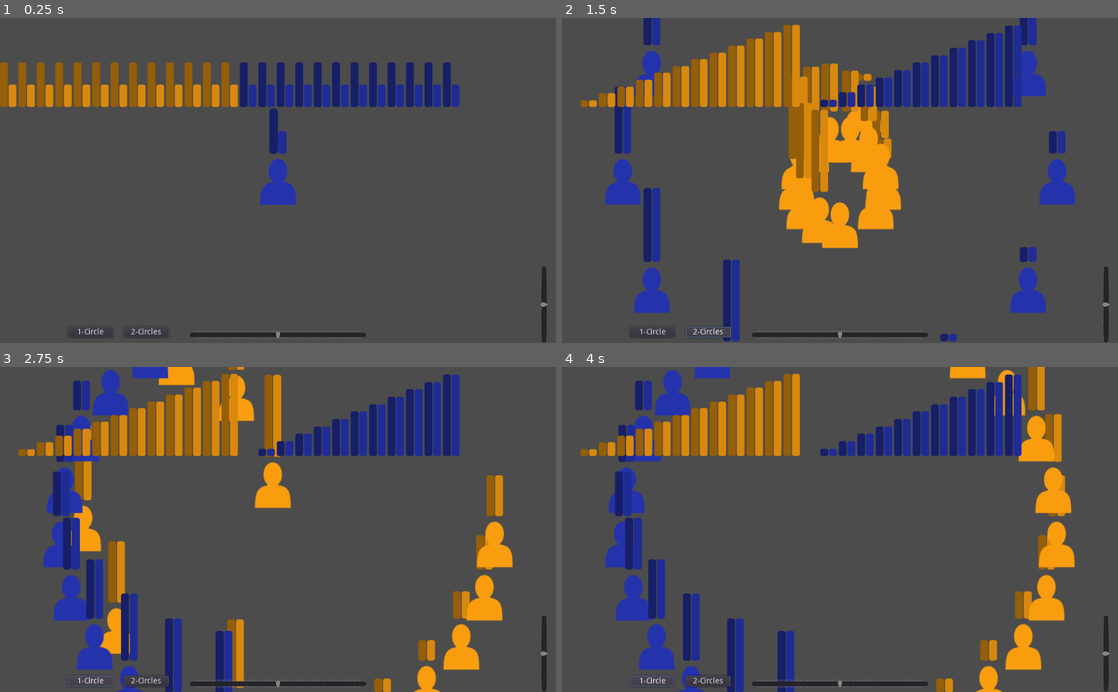
Above: before the commit, frames 1-4 (two rows, left to right).
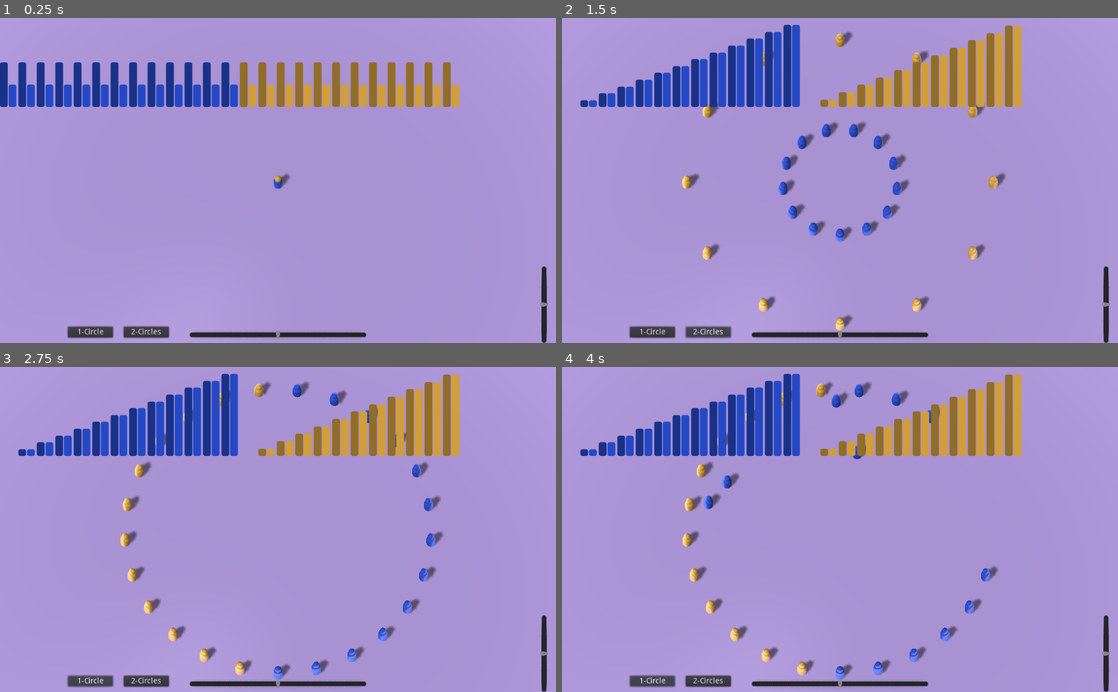
Above: after the commit, the same moments.

Repository: Maaack/Supply-and-Demand-Simulator
Game: Godot game, scene res://Scenes/Main/Main.tscn
Two runs of this game, one before a commit and one after it. Both use one fixed random seed, a clock stepped at 60 frames per second and the inputs below.
Inputs:
- Up to frame 1 (0.25 s): no input
- Up to frame 2 (1.5 s): click "1-Circle" at 0.5 s; click "2-Circles" at 1.25 s
- Up to frame 3 (2.75 s): click "1-Circle" at 2 s
- Up to frame 4 (4 s): click "2-Circles" at 2.75 s; click "1-Circle" at 3.5 s

The runs differ from the first frame. In frame 1, 99% of the frame differs, in the area x 0-100%, y 0-100%; in frame 2, 99%; in frame 3, 99%; in frame 4, 99%.

Commit message:
INIT-03: Casually switches Main scene to use 3D World.

Diff:
--- a/Scenes/Main/Main.gd
+++ b/Scenes/Main/Main.gd
@@ -1,22 +1,23 @@
 extends Control
 
 
-onready var world_2d = $ViewportContainer/Viewport/World2D
+onready var world_3d = $ViewportContainer/Viewport/World3D
 
 func _on_HSlider_value_changed(value : float):
-	world_2d.update_ratio(value / 100.0)
+	world_3d.update_ratio(value / 100.0)
 
 func _on_OneCircleButton_pressed():
-	world_2d.update_layout(world_2d.CharacterLayout.CIRCLE)
+	world_3d.update_layout(world_3d.CharacterLayout.CIRCLE)
 
 func _on_TwoCirclesButton_pressed():
-	world_2d.update_layout(world_2d.CharacterLayout.DOUBLE_CIRCLE)
+	world_3d.update_layout(world_3d.CharacterLayout.DOUBLE_CIRCLE)
 
 func _on_VSlider_value_changed(value : float):
-	world_2d.time_scale = value
+	world_3d.time_scale = value
 
 func _ready():
-	world_2d.time_scale = $TimeVSlider.value
+	world_3d.time_scale = $TimeVSlider.value
 
-func _on_World2D_character_created(character):
+
+func _on_World3D_character_created(character):
 	$GraphUI.attach_character(character)
--- a/Scenes/Main/Main.tscn
+++ b/Scenes/Main/Main.tscn
@@ -1,6 +1,6 @@
 [gd_scene load_steps=4 format=2]
 
-[ext_resource path="res://Scenes/World2D/World2D.tscn" type="PackedScene" id=1]
+[ext_resource path="res://Scenes/World3D/World3D.tscn" type="PackedScene" id=1]
 [ext_resource path="res://Scenes/Main/Main.gd" type="Script" id=2]
 [ext_resource path="res://Scenes/UI/Graph/GraphUI.tscn" type="PackedScene" id=3]
 
@@ -26,7 +26,7 @@
 handle_input_locally = false
 render_target_update_mode = 3
 
-[node name="World2D" parent="ViewportContainer/Viewport" instance=ExtResource( 1 )]
+[node name="World3D" parent="ViewportContainer/Viewport" instance=ExtResource( 1 )]
 
 [node name="HSlider" type="HSlider" parent="."]
 anchor_left = 0.5
@@ -84,7 +84,7 @@
 }
 
 [node name="GraphUI" parent="." instance=ExtResource( 3 )]
-[connection signal="character_created" from="ViewportContainer/Viewport/World2D" to="." method="_on_World2D_character_created"]
+[connection signal="character_created" from="ViewportContainer/Viewport/World3D" to="." method="_on_World3D_character_created"]
 [connection signal="value_changed" from="HSlider" to="." method="_on_HSlider_value_changed"]
 [connection signal="pressed" from="OneCircleButton" to="." method="_on_OneCircleButton_pressed"]
 [connection signal="pressed" from="TwoCirclesButton" to="." method="_on_TwoCirclesButton_pressed"]
--- a/Scenes/UI/Graph/GraphUI.gd
+++ b/Scenes/UI/Graph/GraphUI.gd
@@ -11,7 +11,7 @@
 	$GridContainer.add_child(double_bar_instance)
 	return double_bar_instance
 
-func attach_character(character : BaseCharacter):
+func attach_character(character : Character3D):
 	var double_bar : DoubleBarUI= _new_double_bar()
 	character_graph_map[character] = double_bar
 	character.connect("current_price_point_updated", double_bar, "set_current")
